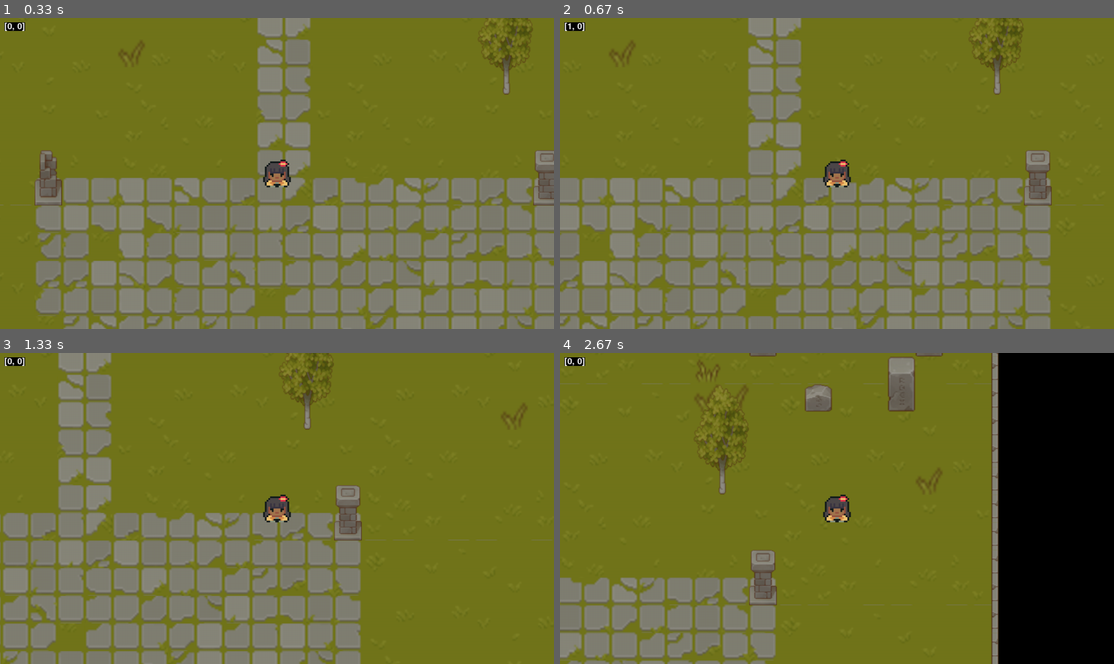
Above: before the commit, frames 1-4 (two rows, left to right).
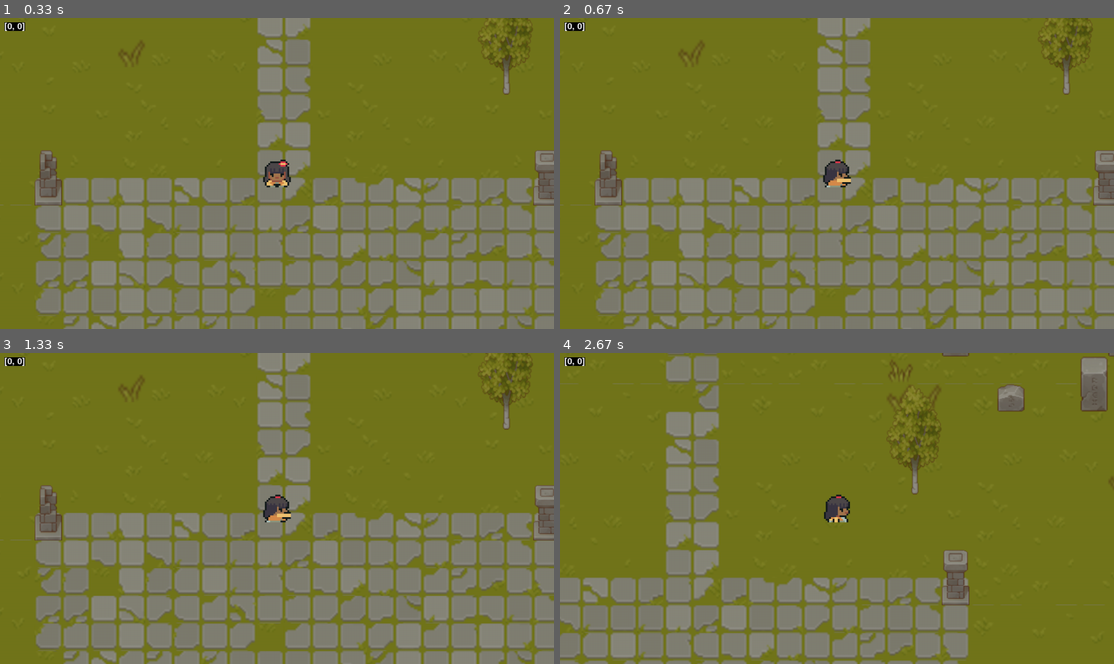
Above: after the commit, the same moments.

Repository: maciekSzubiczuk/ZeldaCloneInPygame
Game: pygame game, started from code/main.py
Same seed, same stepped clock (60 frames per second), same inputs: the game is played once before the commit and once after it.
Inputs:
- Up to frame 1 (0.33 s): no input
- Up to frame 2 (0.67 s): hold Space from 0.33 s (still down); hold Right from 0.33 s (still down)
- Up to frame 3 (1.33 s): release Space at 0.8 s; release Right at 0.8 s; hold Ctrl 0.83-1.3 s; hold Right 0.83-1.3 s
- Up to frame 4 (2.67 s): hold Right 1.33-1.8 s; hold Up 1.83-2.13 s; hold Right 2.17-2.63 s

Frame 1 is identical in both runs. In frame 2, 33% of the frame differs, in the area x 0-100%, y 0-100%; in frame 3, 38%; in frame 4, 42%.

Commit message:
player is now animated

Diff:
--- a/code/player.py
+++ b/code/player.py
@@ -13,6 +13,8 @@
         # graphics setup
         self.import_player_assets()
         self.status='down'
+        self.frame_index = 0
+        self.animation_speed = 0.15
 
         # movement
         self.direction = pygame.math.Vector2()
@@ -25,8 +27,8 @@
 
     def import_player_assets(self):
         character_path = 'graphics/player/'
-        self.animations = {'up':[],'left_idle':[],'up_idle':[],'down_idle':[],
-                            'right_attack':[],'left_attack':[],'up_attack':[],'down_attack':[]}
+        self.animations = {'up':[],'down':[],'left':[],'right':[],'left_idle': [],'up_idle': [],'down_idle': [],
+                            'right_idle':[],'right_attack': [],'left_attack':[],'up_attack':[],'down_attack':[]}
         for animation in self.animations.keys():
             full_path = character_path + animation
             self.animations[animation] = import_folder(full_path)
@@ -38,51 +40,52 @@
             if not 'idle' in self.status and not 'attack' in self.status:
                 self.status = self.status + '_idle'
 
-            if self.attacking:
-                self.direction.x = 0
-                self.direction.y = 0
-                if not 'attack' in self.status:
-                    if 'idle' in self.status:
-                        self.status = self.status.replace('_idle','_attack')
-                    else:
-                        self.status = self.status + '_attack'
-            else:
-                if 'attack' in self.status:
-                    self.status = self.status.replace('_attack',)
+        if self.attacking:
+            self.direction.x = 0
+            self.direction.y = 0
+            if not 'attack' in self.status:
+                if 'idle' in self.status:
+                    self.status = self.status.replace('_idle','_attack')
+                else:
+                    self.status = self.status + '_attack'
+        else:
+            if 'attack' in self.status:
+                self.status = self.status.replace('_attack','')
 
     def input(self):
-        keys = pygame.key.get_pressed()
+        if not self.attacking:
+            keys = pygame.key.get_pressed()
 
-        # input for movement
-        if keys[pygame.K_UP]:
-            self.direction.y=-1
-            self.status='up'
-        elif keys[pygame.K_DOWN]:
-            self.direction.y=1
-            self.status='down'
-        else:
-            self.direction.y=0
+            # input for movement
+            if keys[pygame.K_UP]:
+                self.direction.y=-1
+                self.status='up'
+            elif keys[pygame.K_DOWN]:
+                self.direction.y=1
+                self.status='down'
+            else:
+                self.direction.y=0
 
-        if keys[pygame.K_RIGHT]:
-            self.direction.x=1
-            self.status='right'
-        elif keys[pygame.K_LEFT]:
-            self.direction.x=-1
-            self.status='left'
-        else:
-            self.direction.x=0
+            if keys[pygame.K_RIGHT]:
+                self.direction.x=1
+                self.status='right'
+            elif keys[pygame.K_LEFT]:
+                self.direction.x=-1
+                self.status='left'
+            else:
+                self.direction.x=0
 
-        # input for attacking
-        if keys[pygame.K_SPACE] and not self.attacking:
-            self.attacking=True
-            self.attack_time = pygame.time.get_ticks()
-            print('attack')
+            # input for attacking
+            if keys[pygame.K_SPACE] and not self.attacking:
+                self.attacking=True
+                self.attack_time = pygame.time.get_ticks()
+                print('attack')
 
-        # input for magic
-        if keys[pygame.K_LCTRL] and not self.attacking:
-            self.attacking=True
-            self.attack_time = pygame.time.get_ticks()
-            print('magic')
+            # input for magic
+            if keys[pygame.K_LCTRL] and not self.attacking:
+                self.attacking=True
+                self.attack_time = pygame.time.get_ticks()
+                print('magic')
 
     def move(self,speed):
         if self.direction.magnitude() != 0:
@@ -120,8 +123,20 @@
             if current_time - self.attack_time >= self.attack_cooldown:
                 self.attacking = False
 
+    def animate(self):
+        animation = self.animations[self.status]
+
+        #loop over the frame index
+        self.frame_index += self.animation_speed
+        if self.frame_index >= len(animation):
+            self.frame_index = 0
+
+        self.image = animation[int(self.frame_index)]
+        self.rect = self.image.get_rect(center = self.hitbox.center)
+
     def update(self):
         self.input()
         self.cooldowns()
-        #self.get_status()
+        self.get_status()
+        self.animate()
         self.move(self.speed)
